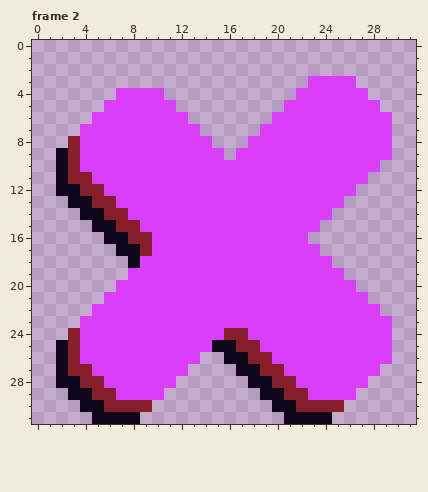
Pixel-art file -- games/yudumsort/assets/o.aseprite. That is the earlier state.
32x32 pixels, 2 frames. Shown: frame 2.
And afterwards:
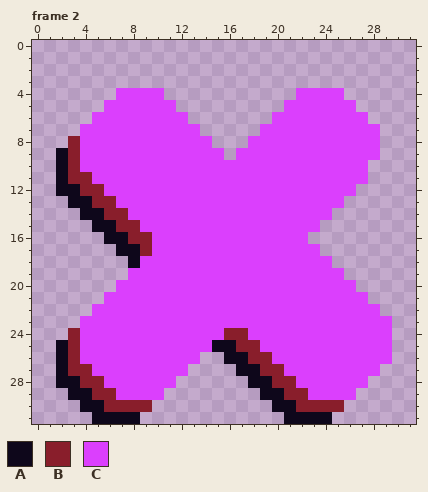
Palette (. is transparent): A #0e071b  B #891e2b  C #db3ffd
The edit:
Frame 2, layer "Layer 1":
Colour C is removed in row 3 at x 23 to 26; in row 4 at x 26 to 27; in row 5 at x 27 to 28; in row 6 at x 28 to 29; in rows 7 to 9 at x 29; in row 10 at x 28.
